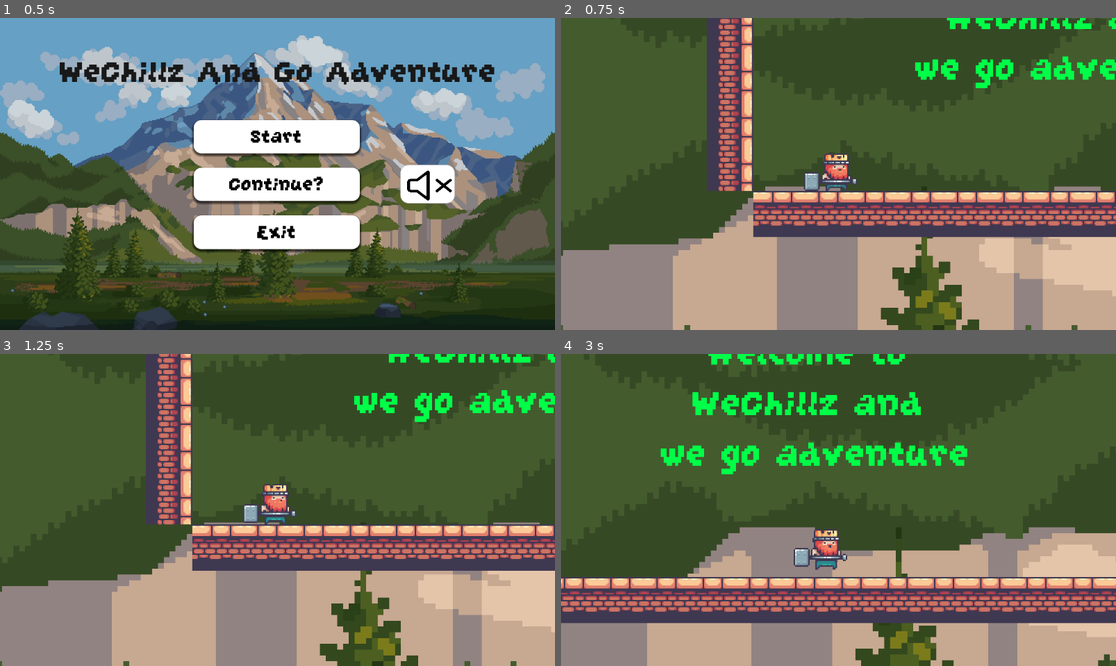
Above: before the commit, frames 1-4 (two rows, left to right).
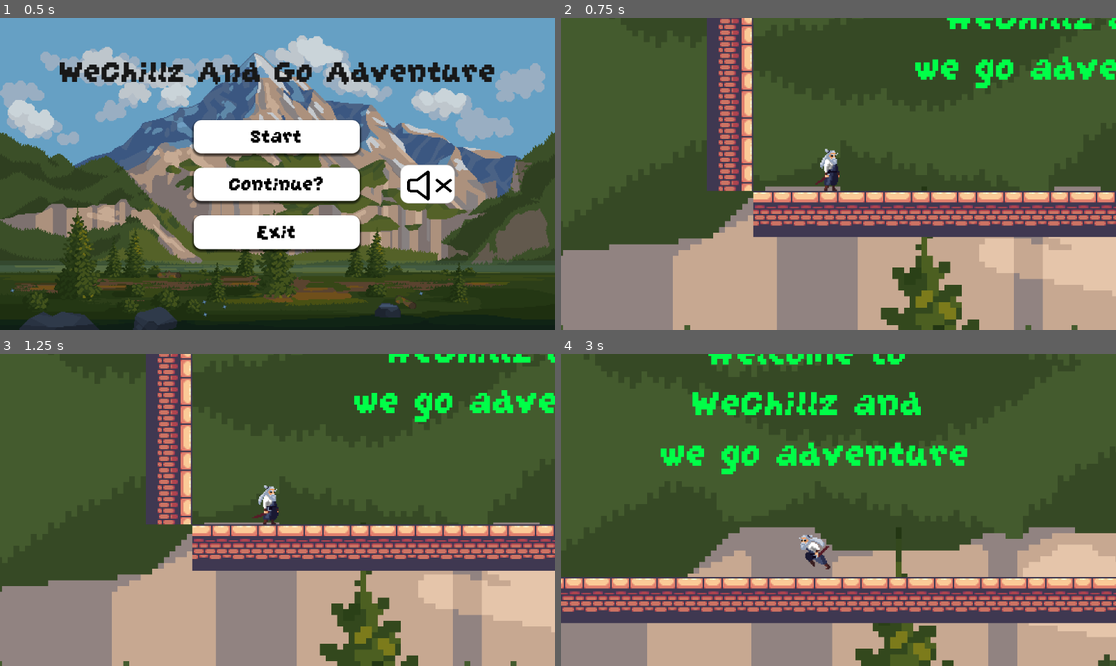
Above: after the commit, the same moments.

Repository: EavhengHor/CS428_Game
Game: Godot game, scene res://User_Interface_Scene/start_ui.tscn
Two runs of this game, one before a commit and one after it. Both use one fixed random seed, a clock stepped at 60 frames per second and the inputs below.
Inputs (mouse positions are in pixels of both pictures, inside the frame that each line leads up to):
- Up to frame 1 (0.5 s): no input
- Up to frame 2 (0.75 s): click "Start" at 0.5 s
- Up to frame 3 (1.25 s): no input
- Up to frame 4 (3 s): tap Enter (ui_accept) at 1.25, 1.52, 2.27 s; move the mouse to (960, 494) at 1.27 s; hold Right (ui_right) 1.28-2.78 s; click (960, 494) at 1.35 s; move the mouse to (727, 525) at 2.02 s; click (727, 525) at 2.1 s; move the mouse to (894, 441) at 2.77 s; hold Left (ui_left) from 2.78 s (still down); click (894, 441) at 2.85 s

Frame 1 is identical in both runs. In frame 2, 0.7% of the frame differs, in the area x 43-54%, y 41-56%; in frame 3, 0.8%; in frame 4, 0.9%, in the area x 41-52%, y 56-70%.

Commit message:
Updating new sprite

Diff:
--- a/All_Level_Scene/Player_Scene/player.gd
+++ b/All_Level_Scene/Player_Scene/player.gd
@@ -4,7 +4,7 @@
 const SPEED = 130.0
 const JUMP_VELOCITY = -350.0
 
-
+@onready var animated_sprite = $AnimatedSprite2D
 func _physics_process(delta: float) -> void:
 	# Add the gravity.
 	if not is_on_floor():
@@ -17,6 +17,25 @@
 	# Get the input direction and handle the movement/deceleration.
 	# As good practice, you should replace UI actions with custom gameplay actions.
 	var direction := Input.get_axis("ui_left", "ui_right")
+
+	if Input.is_action_just_pressed("ui_attack"):
+		print("Attack!")
+		animated_sprite.play("attack")
+
+	# flip the sprite
+	if direction > 0:
+		animated_sprite.flip_h = false
+	elif direction < 0:
+		animated_sprite.flip_h = true
+
+	if is_on_floor():
+		if direction == 0:
+			animated_sprite.play("idle")
+		else:
+			animated_sprite.play("run")
+	else:
+		animated_sprite.play("jump")
+
 	if direction:
 		velocity.x = direction * SPEED
 	else:
--- a/All_Level_Scene/Player_Scene/player.tscn
+++ b/All_Level_Scene/Player_Scene/player.tscn
@@ -2,6 +2,54 @@
 
 [ext_resource type="Texture2D" uid="uid://crkee5drofvcy" path="res://Assets/Eavheng_Hor_Asset/Sprite_Image/Kings and Pigs/Sprites/01-King Human/Idle (78x58).png" id="1_4ltl6"]
 [ext_resource type="Script" uid="uid://jceao885xlow" path="res://All_Level_Scene/Player_Scene/player.gd" id="1_iwduh"]
+[ext_resource type="Texture2D" uid="uid://ccwygu1bdd4w4" path="res://Assets/Eavheng_Hor_Asset/Sprite_Image/FREE_Samurai 2D Pixel Art v1.2/Sprites/ATTACK 1.png" id="2_7twce"]
+[ext_resource type="Texture2D" uid="uid://btkm52xrysvrr" path="res://Assets/Eavheng_Hor_Asset/Sprite_Image/FREE_Samurai 2D Pixel Art v1.2/Sprites/HURT.png" id="3_tmylf"]
+[ext_resource type="Texture2D" uid="uid://bvtso3bo06p1" path="res://Assets/Eavheng_Hor_Asset/Sprite_Image/FREE_Samurai 2D Pixel Art v1.2/Sprites/IDLE.png" id="3_yqo6v"]
+[ext_resource type="Texture2D" uid="uid://uum8qa0l8jon" path="res://Assets/Eavheng_Hor_Asset/Sprite_Image/FREE_Samurai 2D Pixel Art v1.2/Sprites/RUN.png" id="6_6l5sl"]
+
+[sub_resource type="AtlasTexture" id="AtlasTexture_rpeyv"]
+atlas = ExtResource("2_7twce")
+region = Rect2(0, 0, 96, 96)
+
+[sub_resource type="AtlasTexture" id="AtlasTexture_55d8c"]
+atlas = ExtResource("2_7twce")
+region = Rect2(96, 0, 96, 96)
+
+[sub_resource type="AtlasTexture" id="AtlasTexture_kj6ql"]
+atlas = ExtResource("2_7twce")
+region = Rect2(192, 0, 96, 96)
+
+[sub_resource type="AtlasTexture" id="AtlasTexture_mivin"]
+atlas = ExtResource("2_7twce")
+region = Rect2(288, 0, 96, 96)
+
+[sub_resource type="AtlasTexture" id="AtlasTexture_0vh7y"]
+atlas = ExtResource("2_7twce")
+region = Rect2(384, 0, 96, 96)
+
+[sub_resource type="AtlasTexture" id="AtlasTexture_cm6e4"]
+atlas = ExtResource("2_7twce")
+region = Rect2(480, 0, 96, 96)
+
+[sub_resource type="AtlasTexture" id="AtlasTexture_csi1g"]
+atlas = ExtResource("2_7twce")
+region = Rect2(576, 0, 96, 96)
+
+[sub_resource type="AtlasTexture" id="AtlasTexture_hdhhc"]
+atlas = ExtResource("3_tmylf")
+region = Rect2(0, 0, 96, 96)
+
+[sub_resource type="AtlasTexture" id="AtlasTexture_fcs4i"]
+atlas = ExtResource("3_tmylf")
+region = Rect2(96, 0, 96, 96)
+
+[sub_resource type="AtlasTexture" id="AtlasTexture_dtcpy"]
+atlas = ExtResource("3_tmylf")
+region = Rect2(192, 0, 96, 96)
+
+[sub_resource type="AtlasTexture" id="AtlasTexture_dp2dy"]
+atlas = ExtResource("3_tmylf")
+region = Rect2(288, 0, 96, 96)
 
 [sub_resource type="AtlasTexture" id="AtlasTexture_iwduh"]
 atlas = ExtResource("1_4ltl6")
@@ -46,11 +94,182 @@
 [sub_resource type="AtlasTexture" id="AtlasTexture_xn2p2"]
 atlas = ExtResource("1_4ltl6")
 region = Rect2(780, 0, 78, 58)
+
+[sub_resource type="AtlasTexture" id="AtlasTexture_57ida"]
+atlas = ExtResource("3_yqo6v")
+region = Rect2(0, 0, 96, 96)
+
+[sub_resource type="AtlasTexture" id="AtlasTexture_baxg1"]
+atlas = ExtResource("3_yqo6v")
+region = Rect2(96, 0, 96, 96)
+
+[sub_resource type="AtlasTexture" id="AtlasTexture_p5iya"]
+atlas = ExtResource("3_yqo6v")
+region = Rect2(192, 0, 96, 96)
+
+[sub_resource type="AtlasTexture" id="AtlasTexture_ojjyh"]
+atlas = ExtResource("3_yqo6v")
+region = Rect2(288, 0, 96, 96)
+
+[sub_resource type="AtlasTexture" id="AtlasTexture_r7qmv"]
+atlas = ExtResource("3_yqo6v")
+region = Rect2(384, 0, 96, 96)
+
+[sub_resource type="AtlasTexture" id="AtlasTexture_nyctq"]
+atlas = ExtResource("3_yqo6v")
+region = Rect2(480, 0, 96, 96)
+
+[sub_resource type="AtlasTexture" id="AtlasTexture_iw0jh"]
+atlas = ExtResource("3_yqo6v")
+region = Rect2(576, 0, 96, 96)
+
+[sub_resource type="AtlasTexture" id="AtlasTexture_oxwrr"]
+atlas = ExtResource("3_yqo6v")
+region = Rect2(672, 0, 96, 96)
+
+[sub_resource type="AtlasTexture" id="AtlasTexture_ufjlf"]
+atlas = ExtResource("3_yqo6v")
+region = Rect2(864, 0, 96, 96)
+
+[sub_resource type="AtlasTexture" id="AtlasTexture_s7wfp"]
+atlas = ExtResource("3_yqo6v")
+region = Rect2(768, 0, 96, 96)
+
+[sub_resource type="AtlasTexture" id="AtlasTexture_63g0t"]
+atlas = ExtResource("6_6l5sl")
+region = Rect2(768, 0, 96, 96)
+
+[sub_resource type="AtlasTexture" id="AtlasTexture_6y80e"]
+atlas = ExtResource("6_6l5sl")
+region = Rect2(864, 0, 96, 96)
+
+[sub_resource type="AtlasTexture" id="AtlasTexture_r8a7b"]
+atlas = ExtResource("6_6l5sl")
+region = Rect2(1056, 0, 96, 96)
+
+[sub_resource type="AtlasTexture" id="AtlasTexture_a0eif"]
+atlas = ExtResource("6_6l5sl")
+region = Rect2(1152, 0, 96, 96)
+
+[sub_resource type="AtlasTexture" id="AtlasTexture_2ldsh"]
+atlas = ExtResource("6_6l5sl")
+region = Rect2(1248, 0, 96, 96)
+
+[sub_resource type="AtlasTexture" id="AtlasTexture_v83cv"]
+atlas = ExtResource("6_6l5sl")
+region = Rect2(1440, 0, 96, 96)
+
+[sub_resource type="AtlasTexture" id="AtlasTexture_qiodv"]
+atlas = ExtResource("6_6l5sl")
+region = Rect2(0, 0, 96, 96)
+
+[sub_resource type="AtlasTexture" id="AtlasTexture_04a4e"]
+atlas = ExtResource("6_6l5sl")
+region = Rect2(96, 0, 96, 96)
+
+[sub_resource type="AtlasTexture" id="AtlasTexture_lww04"]
+atlas = ExtResource("6_6l5sl")
+region = Rect2(192, 0, 96, 96)
+
+[sub_resource type="AtlasTexture" id="AtlasTexture_t5lnn"]
+atlas = ExtResource("6_6l5sl")
+region = Rect2(288, 0, 96, 96)
+
+[sub_resource type="AtlasTexture" id="AtlasTexture_lftwi"]
+atlas = ExtResource("6_6l5sl")
+region = Rect2(384, 0, 96, 96)
+
+[sub_resource type="AtlasTexture" id="AtlasTexture_ngkm8"]
+atlas = ExtResource("6_6l5sl")
+region = Rect2(480, 0, 96, 96)
+
+[sub_resource type="AtlasTexture" id="AtlasTexture_h7ji3"]
+atlas = ExtResource("6_6l5sl")
+region = Rect2(576, 0, 96, 96)
+
+[sub_resource type="AtlasTexture" id="AtlasTexture_ep1u8"]
+atlas = ExtResource("6_6l5sl")
+region = Rect2(672, 0, 96, 96)
+
+[sub_resource type="AtlasTexture" id="AtlasTexture_7kp02"]
+atlas = ExtResource("6_6l5sl")
+region = Rect2(768, 0, 96, 96)
+
+[sub_resource type="AtlasTexture" id="AtlasTexture_cdcuq"]
+atlas = ExtResource("6_6l5sl")
+region = Rect2(864, 0, 96, 96)
+
+[sub_resource type="AtlasTexture" id="AtlasTexture_vl6lg"]
+atlas = ExtResource("6_6l5sl")
+region = Rect2(960, 0, 96, 96)
+
+[sub_resource type="AtlasTexture" id="AtlasTexture_6a82c"]
+atlas = ExtResource("6_6l5sl")
+region = Rect2(1056, 0, 96, 96)
+
+[sub_resource type="AtlasTexture" id="AtlasTexture_1kwle"]
+atlas = ExtResource("6_6l5sl")
+region = Rect2(1152, 0, 96, 96)
+
+[sub_resource type="AtlasTexture" id="AtlasTexture_0anmt"]
+atlas = ExtResource("6_6l5sl")
+region = Rect2(1248, 0, 96, 96)
+
+[sub_resource type="AtlasTexture" id="AtlasTexture_bn3up"]
+atlas = ExtResource("6_6l5sl")
+region = Rect2(1344, 0, 96, 96)
+
+[sub_resource type="AtlasTexture" id="AtlasTexture_vd1tp"]
+atlas = ExtResource("6_6l5sl")
+region = Rect2(1440, 0, 96, 96)
 
 [sub_resource type="SpriteFrames" id="SpriteFrames_57ida"]
 animations = [{
 "frames": [{
 "duration": 1.0,
+"texture": SubResource("AtlasTexture_rpeyv")
+}, {
+"duration": 1.0,
+"texture": SubResource("AtlasTexture_55d8c")
+}, {
+"duration": 1.0,
+"texture": SubResource("AtlasTexture_kj6ql")
+}, {
+"duration": 1.0,
+"texture": SubResource("AtlasTexture_mivin")
+}, {
+"duration": 1.0,
+"texture": SubResource("AtlasTexture_0vh7y")
+}, {
+"duration": 1.0,
+"texture": SubResource("AtlasTexture_cm6e4")
+}, {
+"duration": 1.0,
+"texture": SubResource("AtlasTexture_csi1g")
+}],
+"loop": true,
+"name": &"attack",
+"speed": 10.0
+}, {
+"frames": [{
+"duration": 1.0,
+"texture": SubResource("AtlasTexture_hdhhc")
+}, {
+"duration": 1.0,
+"texture": SubResource("AtlasTexture_fcs4i")
+}, {
+"duration": 1.0,
+"texture": SubResource("AtlasTexture_dtcpy")
+}, {
+"duration": 1.0,
+"texture": SubResource("AtlasTexture_dp2dy")
+}],
+"loop": true,
+"name": &"die",
+"speed": 10.0
+}, {
+"frames": [{
+"duration": 1.0,
 "texture": SubResource("AtlasTexture_iwduh")
 }, {
 "duration": 1.0,
@@ -84,26 +303,141 @@
 "texture": SubResource("AtlasTexture_xn2p2")
 }],
 "loop": true,
+"name": &"idel_old",
+"speed": 12.0
+}, {
+"frames": [{
+"duration": 1.0,
+"texture": SubResource("AtlasTexture_57ida")
+}, {
+"duration": 1.0,
+"texture": SubResource("AtlasTexture_baxg1")
+}, {
+"duration": 1.0,
+"texture": SubResource("AtlasTexture_p5iya")
+}, {
+"duration": 1.0,
+"texture": SubResource("AtlasTexture_ojjyh")
+}, {
+"duration": 1.0,
+"texture": SubResource("AtlasTexture_r7qmv")
+}, {
+"duration": 1.0,
+"texture": SubResource("AtlasTexture_nyctq")
+}, {
+"duration": 1.0,
+"texture": SubResource("AtlasTexture_iw0jh")
+}, {
+"duration": 1.0,
+"texture": SubResource("AtlasTexture_oxwrr")
+}, {
+"duration": 1.0,
+"texture": SubResource("AtlasTexture_ufjlf")
+}, {
+"duration": 1.0,
+"texture": SubResource("AtlasTexture_s7wfp")
+}],
+"loop": true,
 "name": &"idle",
-"speed": 12.0
+"speed": 10.0
+}, {
+"frames": [{
+"duration": 1.0,
+"texture": SubResource("AtlasTexture_63g0t")
+}, {
+"duration": 1.0,
+"texture": SubResource("AtlasTexture_6y80e")
+}, {
+"duration": 1.0,
+"texture": SubResource("AtlasTexture_r8a7b")
+}, {
+"duration": 1.0,
+"texture": SubResource("AtlasTexture_a0eif")
+}, {
+"duration": 1.0,
+"texture": SubResource("AtlasTexture_2ldsh")
+}, {
+"duration": 1.0,
+"texture": SubResource("AtlasTexture_v83cv")
+}],
+"loop": true,
+"name": &"jump",
+"speed": 10.0
+}, {
+"frames": [{
+"duration": 1.0,
+"texture": SubResource("AtlasTexture_qiodv")
+}, {
+"duration": 1.0,
+"texture": SubResource("AtlasTexture_04a4e")
+}, {
+"duration": 1.0,
+"texture": SubResource("AtlasTexture_lww04")
+}, {
+"duration": 1.0,
+"texture": SubResource("AtlasTexture_t5lnn")
+}, {
+"duration": 1.0,
+"texture": SubResource("AtlasTexture_lftwi")
+}, {
+"duration": 1.0,
+"texture": SubResource("AtlasTexture_ngkm8")
+}, {
+"duration": 1.0,
+"texture": SubResource("AtlasTexture_h7ji3")
+}, {
+"duration": 1.0,
+"texture": SubResource("AtlasTexture_ep1u8")
+}, {
+"duration": 1.0,
+"texture": SubResource("AtlasTexture_7kp02")
+}, {
+"duration": 1.0,
+"texture": SubResource("AtlasTexture_cdcuq")
+}, {
+"duration": 1.0,
+"texture": SubResource("AtlasTexture_vl6lg")
+}, {
+"duration": 1.0,
+"texture": SubResource("AtlasTexture_6a82c")
+}, {
+"duration": 1.0,
+"texture": SubResource("AtlasTexture_1kwle")
+}, {
+"duration": 1.0,
+"texture": SubResource("AtlasTexture_0anmt")
+}, {
+"duration": 1.0,
+"texture": SubResource("AtlasTexture_bn3up")
+}, {
+"duration": 1.0,
+"texture": SubResource("AtlasTexture_vd1tp")
+}],
+"loop": true,
+"name": &"run",
+"speed": 10.0
 }]
 
 [sub_resource type="CapsuleShape2D" id="CapsuleShape2D_baxg1"]
-radius = 6.0
-height = 20.0
+radius = 5.0
+height = 24.0
 
 [node name="Player" type="CharacterBody2D" unique_id=1490483785]
 z_index = 5
+position = Vector2(5, 0)
 collision_layer = 2
 script = ExtResource("1_iwduh")
 
 [node name="AnimatedSprite2D" type="AnimatedSprite2D" parent="." unique_id=415642007]
-position = Vector2(7, -15)
+position = Vector2(-5, -28)
+scale = Vector2(0.8307292, 0.84375)
 sprite_frames = SubResource("SpriteFrames_57ida")
-animation = &"idle"
+animation = &"attack"
 autoplay = "idle"
-frame_progress = 0.8376588
+frame_progress = 0.42348042
 
 [node name="CollisionShape2D" type="CollisionShape2D" parent="." unique_id=1260553209]
-position = Vector2(0, -10)
+position = Vector2(-4, -12)
 shape = SubResource("CapsuleShape2D_baxg1")
+
+[connection signal="animation_finished" from="AnimatedSprite2D" to="." method="_on_animated_sprite_2d_animation_finished"]
--- a/project.godot
+++ b/project.godot
@@ -41,6 +41,11 @@
 , Object(InputEventKey,"resource_local_to_scene":false,"resource_name":"","device":-1,"window_id":0,"alt_pressed":false …(183 unchanged characters)…
 ]
 }
+ui_attack={
+"deadzone": 0.5,
+"events": [Object(InputEventMouseButton,"resource_local_to_scene":false,"resource_name":"","device":-1,"window_id":0,"alt_pressed":false,"shift_pressed":false,"ctrl_pressed":false,"meta_pressed":false,"button_mask":0,"position":Vector2(0, 0),"global_position":Vector2(0, 0),"factor":1.0,"button_index":1,"canceled":false,"pressed":false,"double_click":false,"script":null)
+]
+}
 
 [physics]
 
Not shown, added: Assets/Eavheng_Hor_Asset/Sprite_Image/FREE_Samurai 2D Pixel Art v1.2/License.txt
Binary file added: Assets/Eavheng_Hor_Asset/Sprite_Image/FREE_Samurai 2D Pixel Art v1.2/Preview.png
Not shown, added: Assets/Eavheng_Hor_Asset/Sprite_Image/FREE_Samurai 2D Pixel Art v1.2/Preview.png.import
Binary file added: Assets/Eavheng_Hor_Asset/Sprite_Image/FREE_Samurai 2D Pixel Art v1.2/Sprites/ATTACK 1.png
Not shown, added: Assets/Eavheng_Hor_Asset/Sprite_Image/FREE_Samurai 2D Pixel Art v1.2/Sprites/ATTACK 1.png.import
Binary file added: Assets/Eavheng_Hor_Asset/Sprite_Image/FREE_Samurai 2D Pixel Art v1.2/Sprites/HURT.png
Not shown, added: Assets/Eavheng_Hor_Asset/Sprite_Image/FREE_Samurai 2D Pixel Art v1.2/Sprites/HURT.png.import
Binary file added: Assets/Eavheng_Hor_Asset/Sprite_Image/FREE_Samurai 2D Pixel Art v1.2/Sprites/IDLE.png
Not shown, added: Assets/Eavheng_Hor_Asset/Sprite_Image/FREE_Samurai 2D Pixel Art v1.2/Sprites/IDLE.png.import
Binary file added: Assets/Eavheng_Hor_Asset/Sprite_Image/FREE_Samurai 2D Pixel Art v1.2/Sprites/RUN.png
Not shown, added: Assets/Eavheng_Hor_Asset/Sprite_Image/FREE_Samurai 2D Pixel Art v1.2/Sprites/RUN.png.import
Not shown, changed: .DS_Store
(and 1 more such lines)
